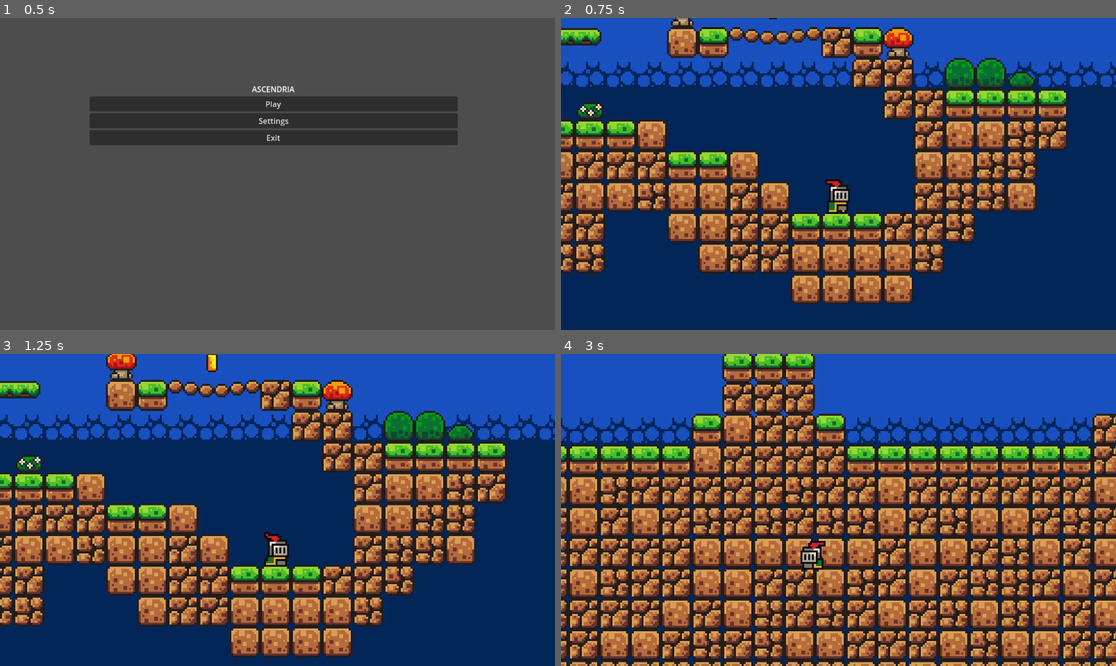
Above: before the commit, frames 1-4 (two rows, left to right).
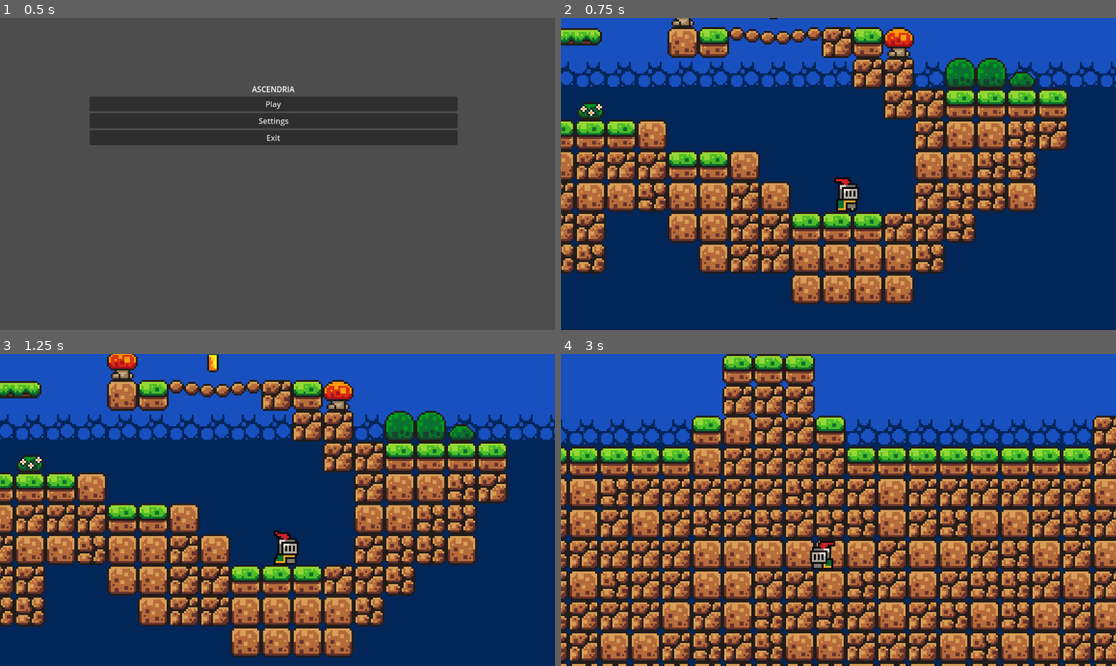
Above: after the commit, the same moments.

Repository: maddodd/Knight2D
Game: Godot game, scene res://scenes/mainMenu.tscn
The game is run twice, just before and just after one commit, with the same random seed, the same clock (stepped at 60 frames per second) and the same inputs.
Inputs:
- Up to frame 1 (0.5 s): no input
- Up to frame 2 (0.75 s): click "Play" at 0.5 s
- Up to frame 3 (1.25 s): no input
- Up to frame 4 (3 s): tap Enter at 1.25 s; hold D (move_right) 1.28-2.78 s; tap Shift (roll) at 1.35, 2.1 s; tap Space (jump) at 1.52, 2.27 s; hold A (move_left) from 2.78 s (still down); tap M at 2.85 s

Frame 1 is identical in both runs. In frame 2, 6.6% of the frame differs, in the area x 0-100%, y 0-92%; in frame 3, 11%; in frame 4, 38%, in the area x 0-100%, y 0-100%.

Commit message:
Update player.tscn

Diff:
--- a/scenes/player.tscn
+++ b/scenes/player.tscn
@@ -1,8 +1,24 @@
-[gd_scene load_steps=33 format=3 uid="uid://4f1i2btsd05i"]
+[gd_scene load_steps=37 format=3 uid="uid://4f1i2btsd05i"]
 
 [ext_resource type="Texture2D" uid="uid://31igo5oqmfm0" path="res://assets/sprites/knight.png" id="1_4flbx"]
 [ext_resource type="Script" uid="uid://841v1kws48w1" path="res://scripts/player.gd" id="1_g2els"]
 
+[sub_resource type="AtlasTexture" id="AtlasTexture_4r5pv"]
+atlas = ExtResource("1_4flbx")
+region = Rect2(0, 224, 32, 31)
+
+[sub_resource type="AtlasTexture" id="AtlasTexture_31cv2"]
+atlas = ExtResource("1_4flbx")
+region = Rect2(32, 224, 32, 31)
+
+[sub_resource type="AtlasTexture" id="AtlasTexture_pf23h"]
+atlas = ExtResource("1_4flbx")
+region = Rect2(64, 224, 32, 31)
+
+[sub_resource type="AtlasTexture" id="AtlasTexture_dt7fs"]
+atlas = ExtResource("1_4flbx")
+region = Rect2(96, 224, 32, 31)
+
 [sub_resource type="AtlasTexture" id="AtlasTexture_onrkg"]
 atlas = ExtResource("1_4flbx")
 region = Rect2(0, 0, 32, 32)
@@ -117,6 +133,23 @@
 
 [sub_resource type="SpriteFrames" id="SpriteFrames_2hs0m"]
 animations = [{
+"frames": [{
+"duration": 1.0,
+"texture": SubResource("AtlasTexture_4r5pv")
+}, {
+"duration": 1.0,
+"texture": SubResource("AtlasTexture_31cv2")
+}, {
+"duration": 1.0,
+"texture": SubResource("AtlasTexture_pf23h")
+}, {
+"duration": 1.0,
+"texture": SubResource("AtlasTexture_dt7fs")
+}],
+"loop": true,
+"name": &"die",
+"speed": 5.0
+}, {
 "frames": [{
 "duration": 1.0,
 "texture": SubResource("AtlasTexture_onrkg")
@@ -230,10 +263,9 @@
 script = ExtResource("1_g2els")
 
 [node name="AnimatedSprite2D" type="AnimatedSprite2D" parent="."]
-position = Vector2(0, -12)
+position = Vector2(5, -6)
 sprite_frames = SubResource("SpriteFrames_2hs0m")
-animation = &"roll"
+animation = &"die"
 
 [node name="CollisionShape2D" type="CollisionShape2D" parent="."]
-position = Vector2(0, -7)
 shape = SubResource("CircleShape2D_1jxqw")
